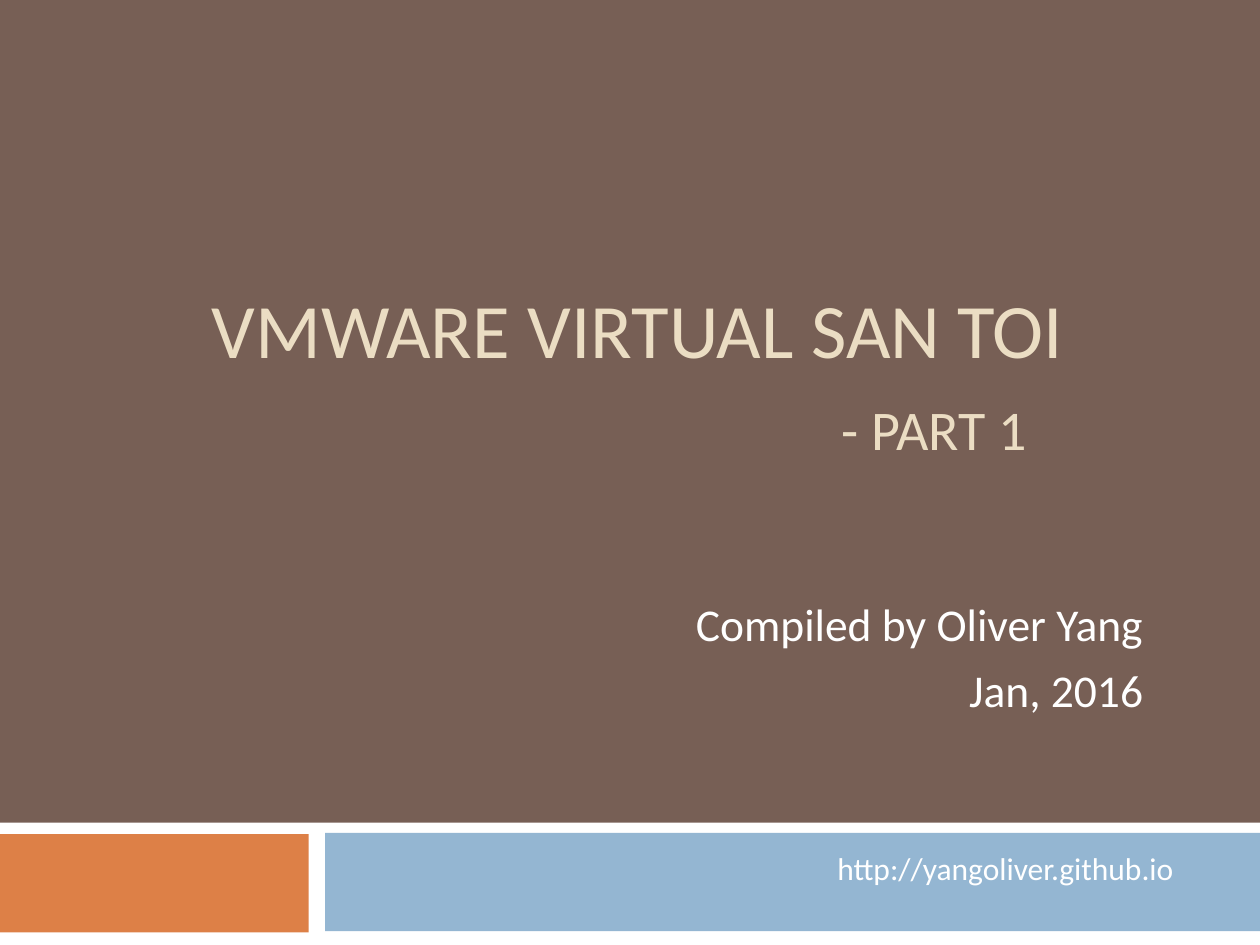
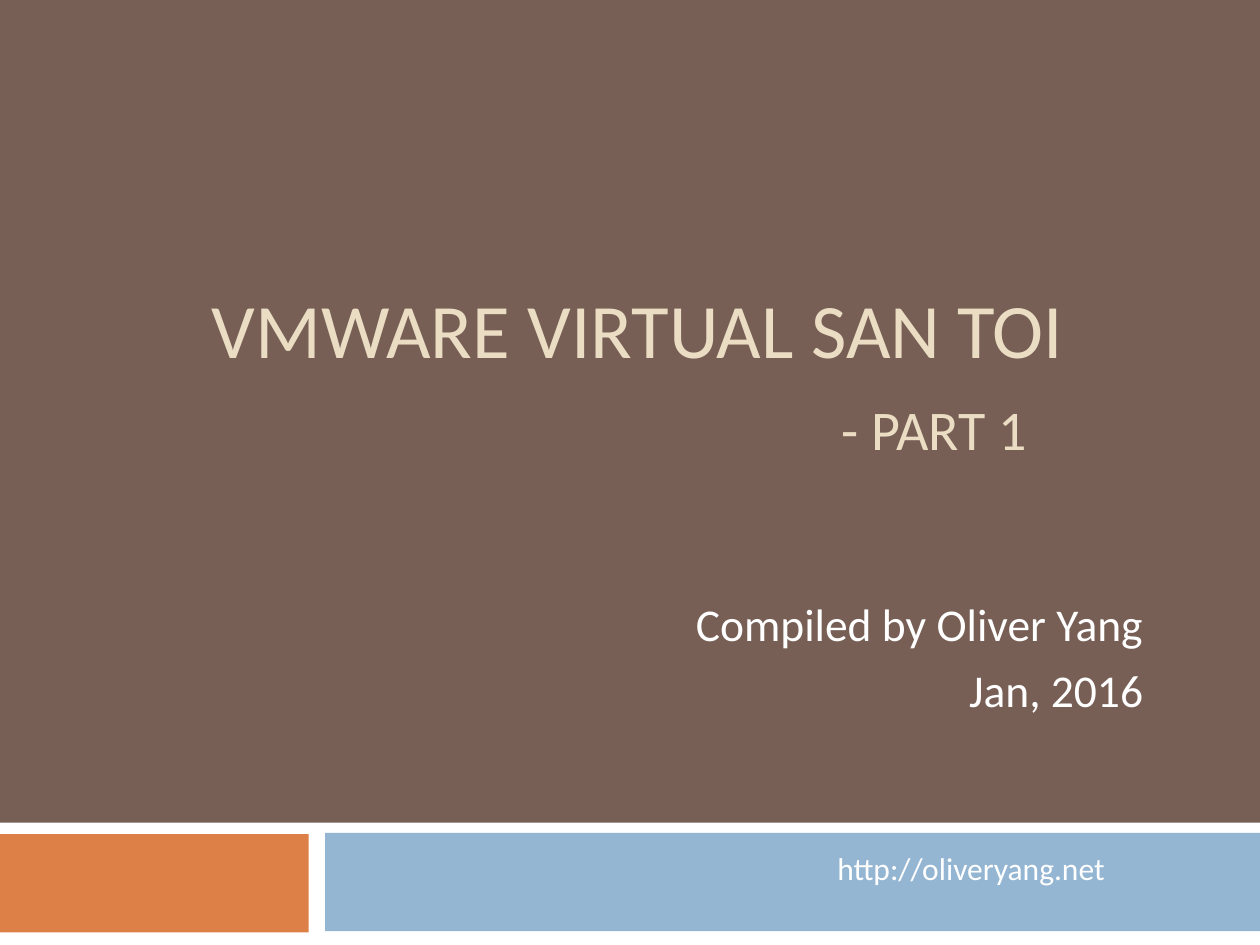
Before and after one commit to yangoliver/mydoc, a slide deck: slide 1 of slides/2016/vsan_toi_part1.pptx. Drawn at 1260x945 pixels with LibreOffice and Linux fonts; fonts in the diff are those of the drawing. Boxes give left, top, right and bottom in pixels: in the first picture for what was removed or moved away, otherwise in the second. Text is boxed around its words. In the diff, an @@ line names an element or a change of style, - is before the commit and + after.

```diff
--- a/slides/2016/vsan_toi_part1.pptx
+++ b/slides/2016/vsan_toi_part1.pptx
@@ text at [837,858,1104,886]: text changed @@
-http://yangoliver.github.io
+http://oliveryang.net
```
Also in this commit, not shown: 3 other slides changed, 6 slides added, 1 other file.
